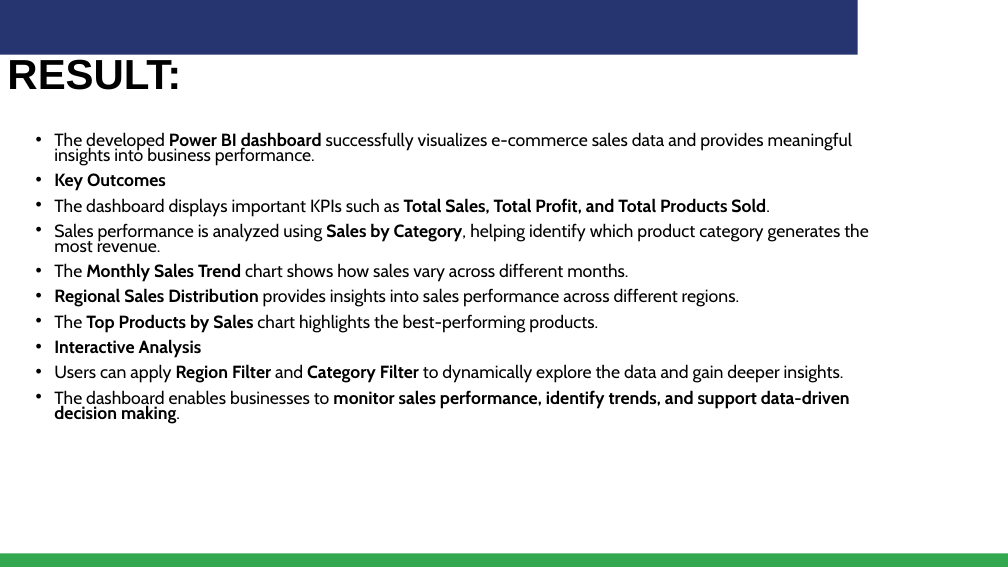
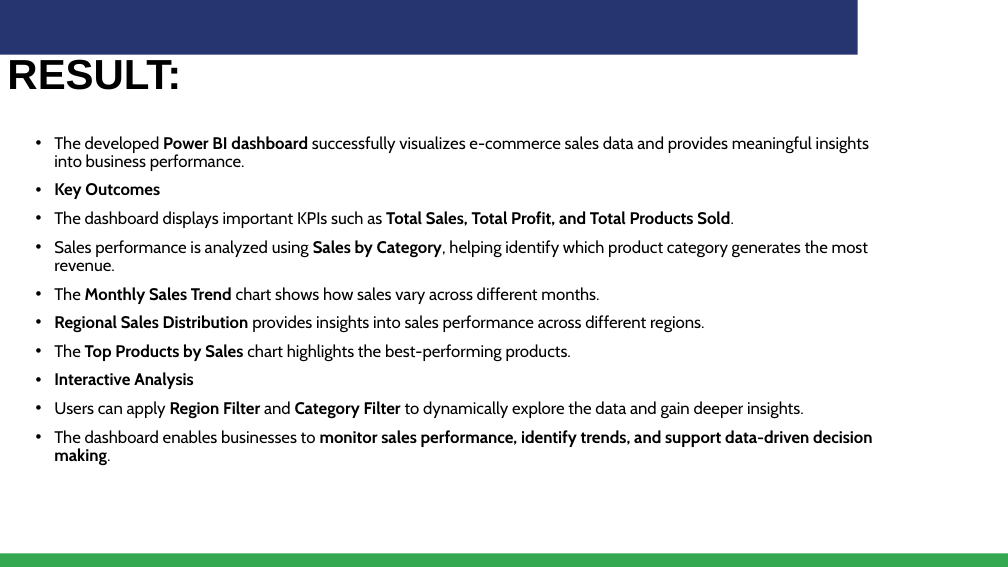
Before and after one commit to Karthik6-cpu/powerbi-ecommerce-dashboard, a slide deck: slide 7 of MS Elevate AICTE Internship - Project template - Feb 2026.pptx. Drawn at 1008x567 pixels with LibreOffice and Linux fonts; fonts in the diff are those of the drawing; background and template pictures are left out. Boxes give left, top, right and bottom in pixels: in the first picture for what was removed or moved away, otherwise in the second. Text is boxed around its words. In the diff, an @@ line names an element or a change of style, - is before the commit and + after.

```diff
--- a/MS Elevate AICTE Internship - Project template - Feb 2026.pptx
+++ b/MS Elevate AICTE Internship - Project template - Feb 2026.pptx
@@ text "The developed Power BI dashboard ..." at [54, 136, 872, 465]: size 16.8 to 16 pt; line spacing 0.7 to 0.9 @@
```
Also in this commit, not shown: 5 other slides changed, 1 slide added.
